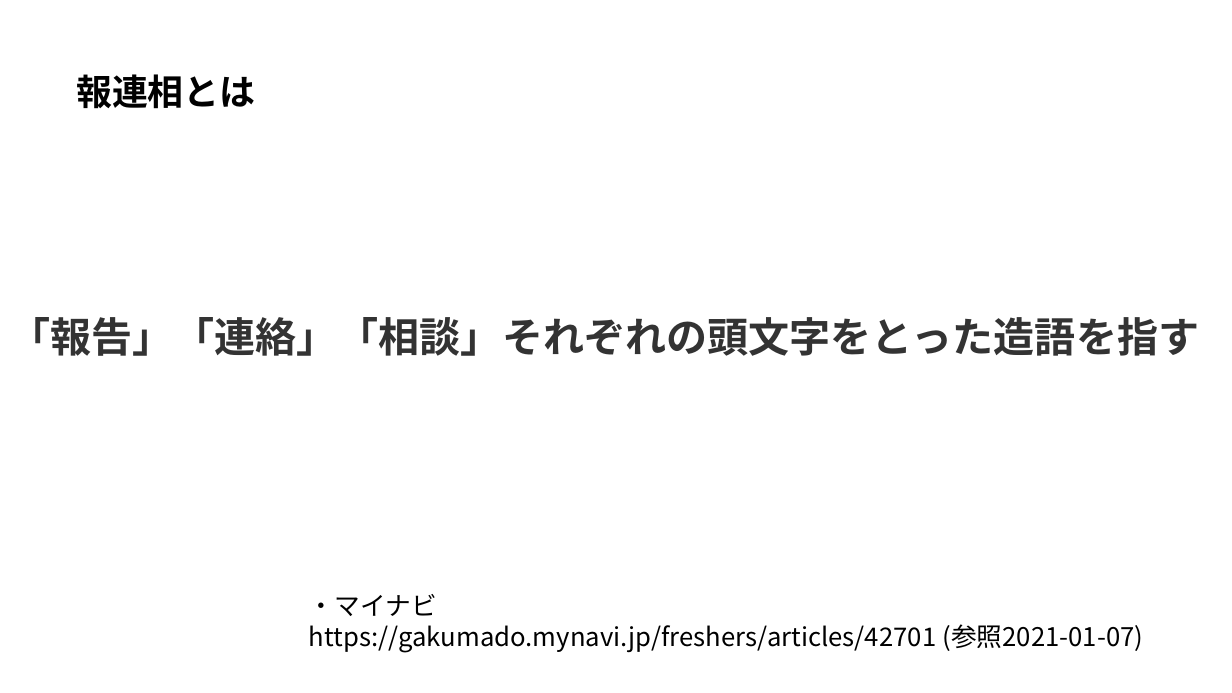
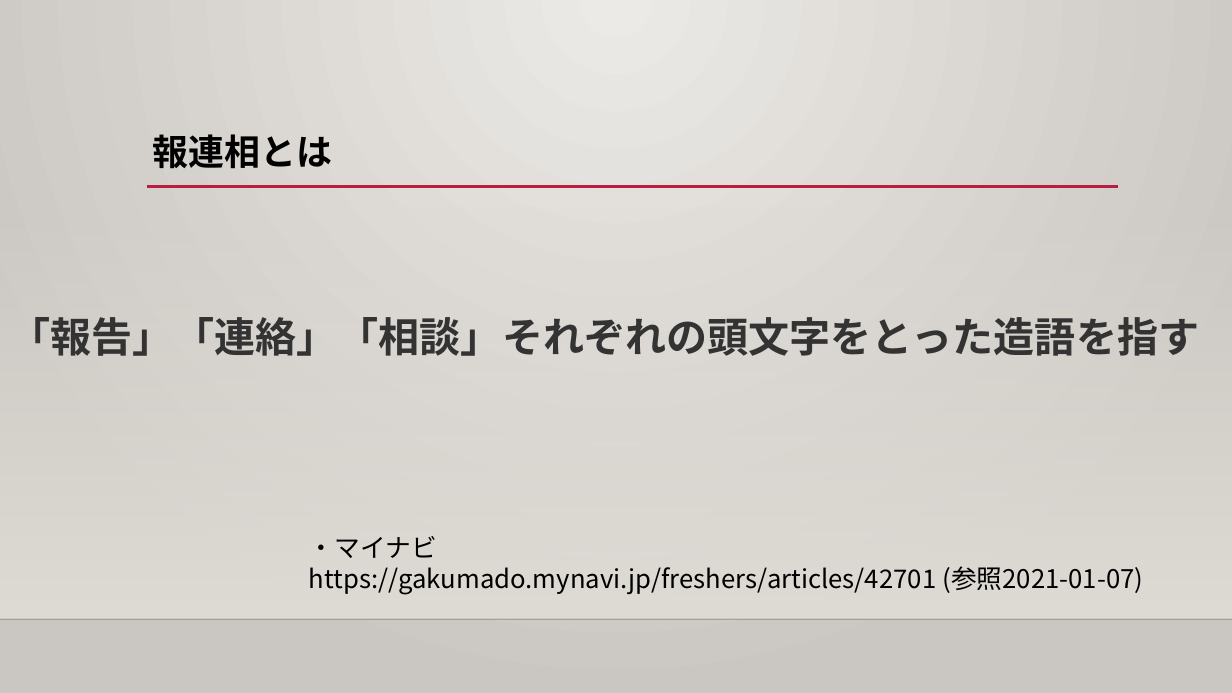
Before and after one commit to human-osaka-game-2019/2020NWProgrammingLatterTermExam, a slide deck: slide 9 of 情報リテラシー/上久保 豪太/ヒューマンでの学生生活において学んだこと.pptx. Drawn at 1232x693 pixels with LibreOffice and Linux fonts; fonts in the diff are those of the drawing; background and template pictures are left out. Boxes give left, top, right and bottom in pixels: in the first picture for what was removed or moved away, otherwise in the second. Text is boxed around its words. In the diff, an @@ line names an element or a change of style, - is before the commit and + after.

```diff
--- a/情報リテラシー/上久保 豪太/ヒューマンでの学生生活において学んだこと.pptx
+++ b/情報リテラシー/上久保 豪太/ヒューマンでの学生生活において学んだこと.pptx
@@ background #FFFFFF to gradient #ECEAE7 to #CAC7C1 @@
@@ title "報連相とは": place and size @@
-title "報連相とは" at (76, 74, 255, 109)
+title "報連相とは" at (152, 134, 331, 169)
@@ title "報連相とは" at (152, 134, 331, 169): vertical alignment middle to top @@
@@ rectangle added at (0, 204, 1232, 619), fill gradient #DFDBD5 @@
@@ line added from (147, 187) to (1118, 187), #B71E42 2.5 pt @@
@@ text "・マイナビ": place and size @@
-text "・マイナビ" at (309, 594, 1143, 653)
+text "・マイナビ" at (309, 536, 1143, 595)
@@ line added from (0, 619) to (1232, 619), #000001 1 pt @@
```
Also in this commit, not shown: 14 other slides changed.
